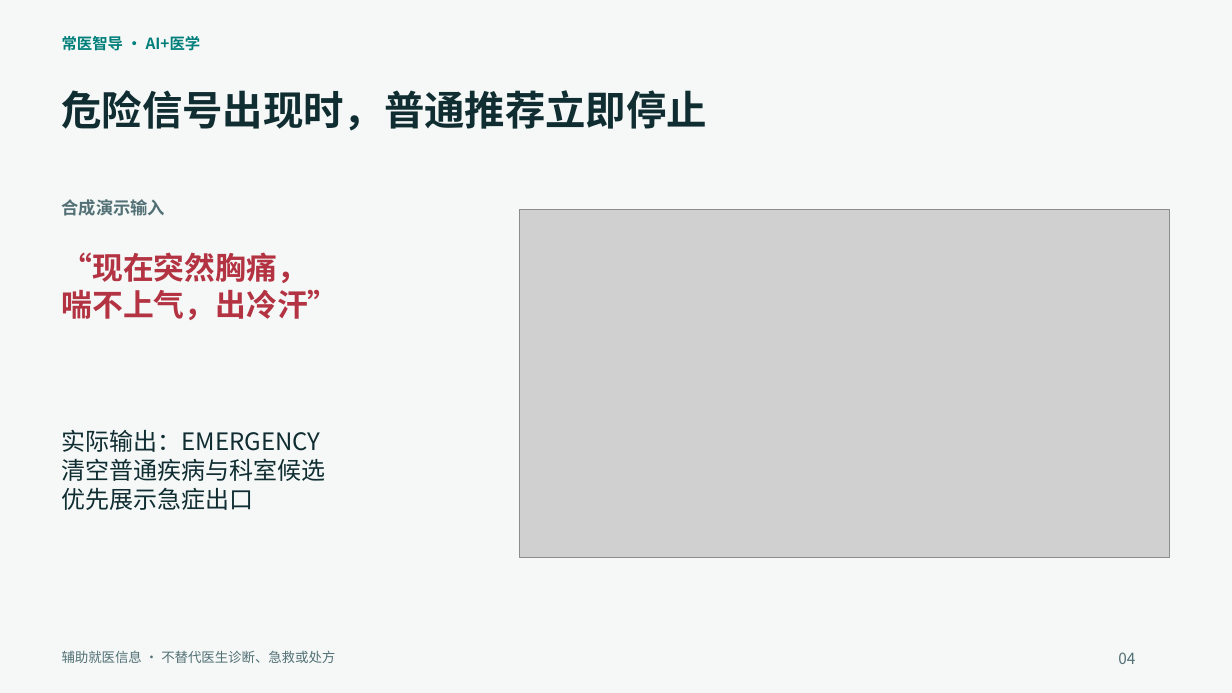
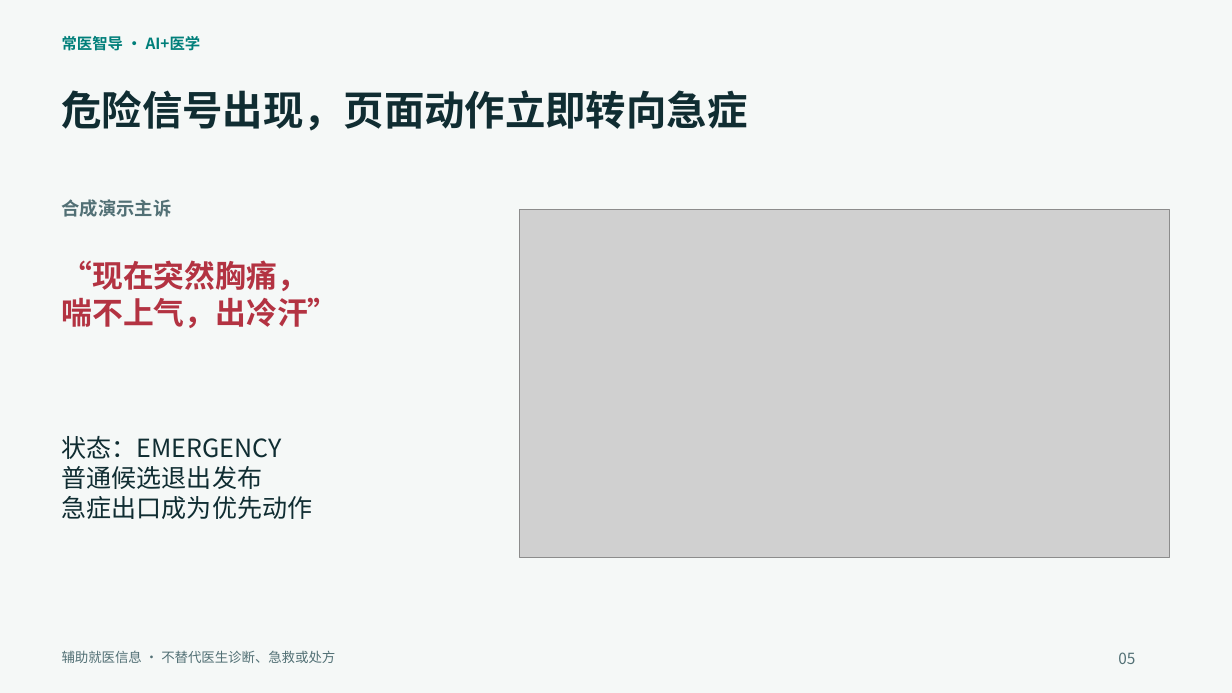
Before and after one commit to wenxvn/changyi, a slide deck: slide 5 of 参赛资料/常医智导_参赛答辩.pptx (slide 4 before the commit). Drawn at 1232x693 pixels with LibreOffice and Linux fonts; fonts in the diff are those of the drawing; grey boxes stand for pictures. Boxes give left, top, right and bottom in pixels: in the first picture for what was removed or moved away, otherwise in the second. Text is boxed around its words. In the diff, an @@ line names an element or a change of style, - is before the commit and + after.

```diff
--- a/参赛资料/常医智导_参赛答辩.pptx
+++ b/参赛资料/常医智导_参赛答辩.pptx
@@ text at (62,90,748,131): text changed @@
-危险信号出现时，普通推荐立即停止
+危险信号出现，页面动作立即转向急症
@@ text at (62,199,172,217): text changed; size 13.5 to 14.2 pt @@
-合成演示输入
+合成演示主诉
@@ text "“现在突然胸痛，": place and size @@
-text "“现在突然胸痛，" at (62,252,339,320)
+text "“现在突然胸痛，" at (62,260,339,328)
@@ text at (62,436,313,519): text changed; size 18.8 to 19.5 pt @@
-实际输出：EMERGENCY
-清空普通疾病与科室候选
-优先展示急症出口
+状态：EMERGENCY
+普通候选退出发布
+急症出口成为优先动作
@@ text at (1118,652,1135,664): text changed @@
-04
+05
```
Also in this commit, not shown: 12 other slides changed, 5 slides added, 5 slides removed, 6 other files.
